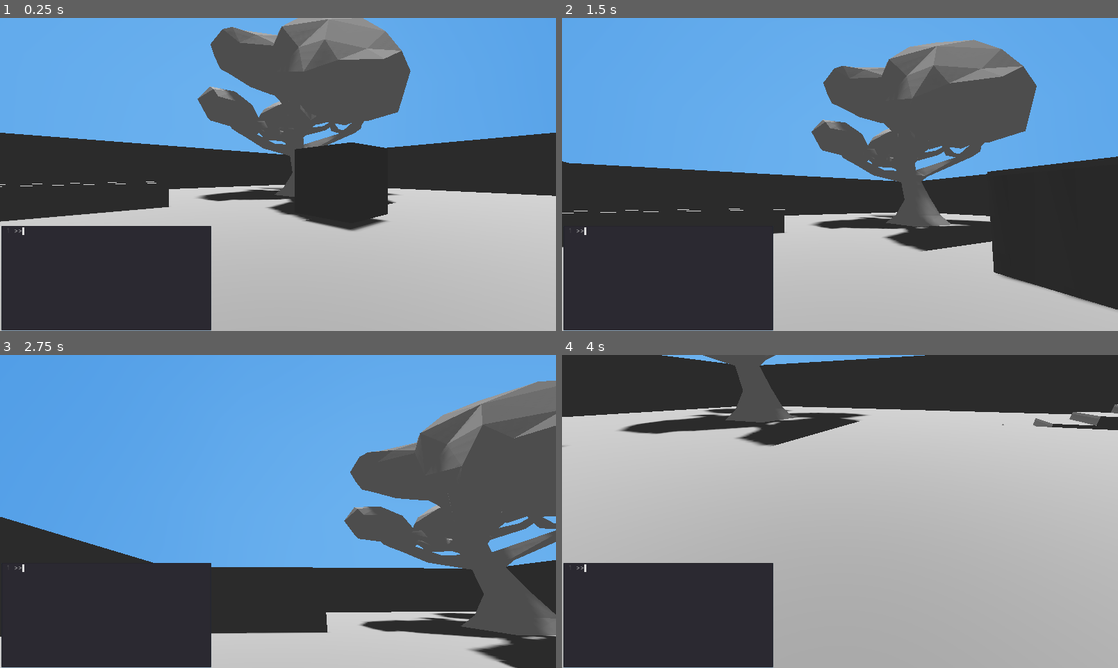
Above: before the commit, frames 1-4 (two rows, left to right).
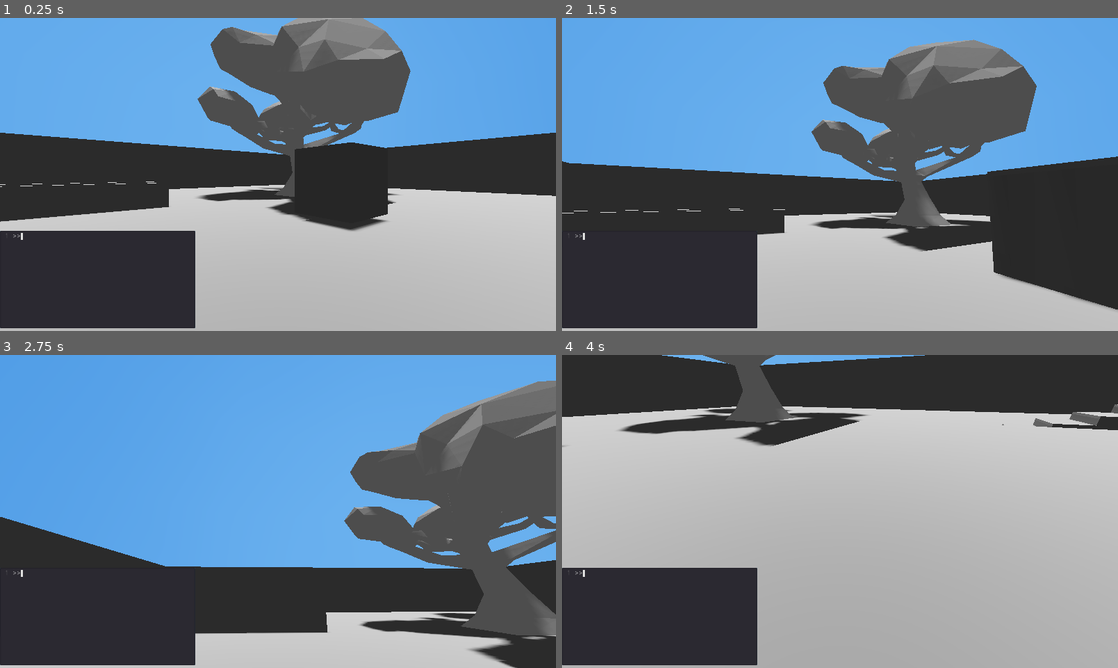
Above: after the commit, the same moments.

Repository: RudyFisher7/Terminal
Game: Godot game, scene res://Main.tscn
Two runs of this game, one before a commit and one after it. Both use one fixed random seed, a clock stepped at 60 frames per second and the inputs below.
Inputs (mouse positions are in pixels of both pictures, inside the frame that each line leads up to):
- Up to frame 1 (0.25 s): no input
- Up to frame 2 (1.5 s): move the mouse to (962, 158) at 0.52 s; click (962, 158) at 0.67 s; drag from (728, 190) to (812, 237) at 1.27 s
- Up to frame 3 (2.75 s): move the mouse to (333, 442) at 2.02 s; click (333, 442) at 2.17 s
- Up to frame 4 (4 s): drag from (812, 574) to (673, 464) at 2.77 s; move the mouse to (1006, 558) at 3.52 s; click (1006, 558) at 3.67 s

The runs differ from the first frame. In frame 1, 1.9% of the frame differs, in the area x 0-38%, y 66-100%; in frame 2, 1.3%; in frame 3, 0.8%; in frame 4, 1.9%.

Commit message:
Started implementing varied argtypes for cmds. Still need to map each argtype in array with arg in corresponding array during validation. Still need to test.

Diff:
--- a/Cmd.gd
+++ b/Cmd.gd
@@ -1,9 +1,10 @@
 extends Reference
 
-# TODO
+
 #####################################################################
 # Represents a cmd.
 #####################################################################
+
 
 class_name Cmd
 
@@ -13,6 +14,7 @@
 	FLOAT,
 	INT,
 	STRING,
+	FUNCREF,
 }
 
 
@@ -25,6 +27,8 @@
 	ARGS_OUT_OF_RANGE,
 	WRONG_NUMBER_OF_ARGS,
 	NO_CMD_ENTERED,
+	FAILED_TO_EXECUTE_ON_TARGET,
+	NO_TARGET_TO_EXECUTE_ON,
 }
 
 
@@ -34,16 +38,19 @@
 var name : String
 var subcmd : Cmd
 var num_args : Array
-var arg_type : int
+var arg_types : Array
+var target : Object
 
 
 func _init(in_name : String, in_subcmd : Cmd = null,
 		   in_num_args : = [0],
-		   in_arg_type : int = ArgType.NONE) -> void:
+		   in_arg_types : Array = [ArgType.NONE],
+		   in_target : Object = null) -> void:
 	name = in_name
 	subcmd = in_subcmd
 	num_args = in_num_args
-	arg_type = in_arg_type
+	arg_types = in_arg_types
+	target = in_target
 
 
 # Validates the given PoolStringArray that contains the parsed cmd
@@ -77,22 +84,39 @@
 # specific type. The type that is considered valid is determined
 # by self.arg_type.
 func _validate_arg_type(arg : String) -> bool:
-	match arg_type:
-		ArgType.NONE:
-			return true
-		ArgType.FLOAT:
-			return arg.is_valid_float()
-		ArgType.INT:
-			return arg.is_valid_integer()
-		ArgType.STRING:
-			return true
-		_:
-			return true
+	var result : bool = false
+	for arg_type in arg_types:
+		match arg_type:
+			ArgType.NONE:
+				result = true
+			ArgType.FLOAT:
+				result = arg.is_valid_float()
+			ArgType.INT:
+				result = arg.is_valid_integer()
+			ArgType.STRING:
+				result = true
+			ArgType.FUNCREF:
+				if target != null:
+					result = target.has_method(arg)
+				else:
+					result = false
+	return result
+
+
+func execute_on_target() -> int:
+	var result : int = Error.FAILED_TO_EXECUTE_ON_TARGET
+	if arg_types[0] != ArgType.FUNCREF:
+		result = Error.ARGS_WRONG_TYPE
+	elif target == null:
+		result = Error.NO_TARGET_TO_EXECUTE_ON
+	else:
+		pass
+	return result
 
 
 func to_string() -> String:
 	if subcmd == null:
-		return "cmd: " + name + " -args --type." + ArgType.keys()[arg_type] + " --num." + String(num_args)
+		return "cmd: " + name + " -args --types." + get_arg_type_string() + " --num." + String(num_args)
 	return "cmd: " + name + "\n\tsubcmd: " + subcmd.to_string()
 
 
@@ -102,6 +126,13 @@
 
 func _get_arg_string() -> String:
 	var args : String = ""
-	for arg in num_args:
-		args += String(arg) + ","
+	for num in num_args:
+		args += String(num) + ","
 	return args
+
+
+func get_arg_type_string() -> String:
+	var types : String = ""
+	for arg_type in arg_types:
+		types += ArgType.keys()[arg_type] + ","
+	return types
--- a/CommandLibrary.gd
+++ b/GlobalCommandLibrary.gd
@@ -7,15 +7,15 @@
 
 
 var _sun_cmds : Dictionary = {
-	"speed":Cmd.new("sun", Cmd.new("speed", null, [1], Cmd.ArgType.FLOAT)),
-	"position":Cmd.new("sun", Cmd.new("position", null, [2], Cmd.ArgType.FLOAT)),
-	"brightness":Cmd.new("sun", Cmd.new("brightness", null, [1], Cmd.ArgType.FLOAT)),
+	"speed":Cmd.new("sun", Cmd.new("speed", null, [1], [Cmd.ArgType.FLOAT])),
+	"position":Cmd.new("sun", Cmd.new("position", null, [2], [Cmd.ArgType.FLOAT])),
+	"brightness":Cmd.new("sun", Cmd.new("brightness", null, [1], [Cmd.ArgType.FLOAT])),
 }
 
 
 var _time_cmds : Dictionary = {
-	"am":Cmd.new("time", Cmd.new("am", null, [1, 2], Cmd.ArgType.INT)),
-	"pm":Cmd.new("time", Cmd.new("pm", null, [1, 2], Cmd.ArgType.INT)),
+	"am":Cmd.new("time", Cmd.new("am", null, [1, 2], [Cmd.ArgType.INT])),
+	"pm":Cmd.new("time", Cmd.new("pm", null, [1, 2], [Cmd.ArgType.INT])),
 }
 
 
@@ -26,7 +26,7 @@
 	"pkill":Cmd.new("pkill"),
 	"cd":Cmd.new("cd"),
 	"hi":Cmd.new("hi"),
-	"quit":Cmd.new("quit", null, [0, 1], Cmd.ArgType.FLOAT),
+	"quit":Cmd.new("quit", null, [0, 1], [Cmd.ArgType.FLOAT]),
 	"mv":Cmd.new("mv"),
 	"sky":Cmd.new("sky"),
 	"sun":_sun_cmds,
--- a/Main.tscn
+++ b/Main.tscn
@@ -1,20 +1,13 @@
-[gd_scene load_steps=8 format=2]
+[gd_scene load_steps=7 format=2]
 
-[ext_resource path="res://Terminal.tscn" type="PackedScene" id=1]
 [ext_resource path="res://assets/materials/shadeless_material.tres" type="Material" id=2]
 [ext_resource path="res://Sun.tscn" type="PackedScene" id=3]
 [ext_resource path="res://Player.tscn" type="PackedScene" id=4]
 [ext_resource path="res://scenes/PrototypeLevel.tscn" type="PackedScene" id=5]
-[ext_resource path="res://scenes/ProgrammableObject.tscn" type="PackedScene" id=6]
+[ext_resource path="res://scenes/ProgrammableNode.tscn" type="PackedScene" id=6]
 [ext_resource path="res://assets/sky.obj" type="ArrayMesh" id=7]
 
 [node name="Main" type="Spatial"]
-
-[node name="Terminal" parent="." instance=ExtResource( 1 )]
-margin_left = 3.0
-margin_top = 2.0
-margin_right = 3.0
-margin_bottom = 2.0
 
 [node name="Camera" type="Camera" parent="."]
 transform = Transform( -4.33641e-08, -0.125801, 0.992056, -5.49892e-09, 0.992056, 0.125801, -1, -8.88178e-16, -4.37114e-08, 357.047, 45.6696, 0 )
@@ -35,6 +28,3 @@
 [node name="encased-terrain" parent="." instance=ExtResource( 5 )]
 
 [node name="ProgrammableObject" parent="." instance=ExtResource( 6 )]
-
-[node name="ProgrammableObject2" parent="." instance=ExtResource( 6 )]
-transform = Transform( 1, 0, 0, 0, 1, 0, 0, 0, 1, 20.1347, 5.44462, -32.1971 )
--- a/Player.gd
+++ b/Player.gd
@@ -9,6 +9,7 @@
 export var path_to_eyes : NodePath
 export var path_to_y_pivot : NodePath
 export var path_to_x_pivot : NodePath
+export var path_to_interact_sensor : NodePath
 
 
 const cam_sensitivity_divisor_touch : float = 256.0
@@ -18,11 +19,13 @@
 
 
 var fall_speed : float = 0.0
+var _programmable : ProgrammableNode
 
 
 onready var eyes : Position3D = get_node(path_to_eyes)
 onready var y_pivot : Position3D = get_node(path_to_y_pivot)
 onready var x_pivot : Position3D = get_node(path_to_x_pivot)
+onready var interact_sensor : Area = get_node(path_to_interact_sensor)
 
 
 func _ready() -> void:
@@ -56,3 +59,13 @@
 		x_pivot.rotate_x(event.relative.y / cam_sensitivity_divisor_touch)
 		rotate_y(event.relative.x / cam_sensitivity_divisor_touch)
 		get_tree().set_input_as_handled()
+
+
+func _on_InteractSensor_body_entered(body : Node) -> void:
+	if body is ProgrammableNode:
+		_programmable = body
+
+
+func _on_InteractSensor_body_exited(body : Node) -> void:
+	if body == _programmable:
+		_programmable = null
--- a/Player.tscn
+++ b/Player.tscn
@@ -1,16 +1,20 @@
-[gd_scene load_steps=3 format=2]
+[gd_scene load_steps=5 format=2]
 
 [ext_resource path="res://Player.gd" type="Script" id=1]
+[ext_resource path="res://Terminal.tscn" type="PackedScene" id=2]
 
 [sub_resource type="CapsuleShape" id=1]
 radius = 0.297024
 height = 0.5
+
+[sub_resource type="SphereShape" id=2]
 
 [node name="Player" type="KinematicBody"]
 script = ExtResource( 1 )
 path_to_eyes = NodePath("Eyes")
 path_to_y_pivot = NodePath("Eyes/YPivot")
 path_to_x_pivot = NodePath("Eyes/YPivot/XPivot")
+path_to_interact_sensor = NodePath("InteractSensor")
 
 [node name="CollisionShape" type="CollisionShape" parent="."]
 transform = Transform( 1, 0, 0, 0, -4.37114e-08, -1, 0, 1, -4.37114e-08, 0, 0.546467, 0 )
@@ -26,3 +30,14 @@
 [node name="Camera" type="Camera" parent="Eyes/YPivot/XPivot"]
 current = true
 far = 8192.0
+
+[node name="InteractSensor" type="Area" parent="."]
+
+[node name="CollisionShape" type="CollisionShape" parent="InteractSensor"]
+transform = Transform( 1, 0, 0, 0, 1, 0, 0, 0, 1, 0, 1, -1 )
+shape = SubResource( 2 )
+
+[node name="Terminal" parent="." instance=ExtResource( 2 )]
+
+[connection signal="body_entered" from="InteractSensor" to="." method="_on_InteractSensor_body_entered"]
+[connection signal="body_exited" from="InteractSensor" to="." method="_on_InteractSensor_body_exited"]
--- /dev/null
+++ b/Program.gd
@@ -0,0 +1,22 @@
+extends Reference
+
+
+#####################################################################
+# Defines a base class for a program.
+# This script will be what is capable of validating and executing
+# programs on any programmable node/object the player can program.
+#####################################################################
+
+
+class_name Program
+
+
+var _cmds : Dictionary
+
+
+func _init(in_cmds : Dictionary) -> void:
+	_cmds = in_cmds
+
+
+func cmd_names() -> Array:
+	return _cmds.keys()
--- a/Terminal.gd
+++ b/Terminal.gd
@@ -1,4 +1,4 @@
-extends Control
+extends CanvasLayer
 
 # TODO: Parameterize cmds (e.g. "mv holly x y", could be a move
 # command that would move the character named "Holly" to position
@@ -17,7 +17,10 @@
 const newline : String = "\n"
 
 
-var cmd_lib : Node = CommandLibrary
+var _current_program : Program
+
+
+var cmd_lib : Node = GlobalCommandLibrary
 var cmd : String = ""
 var parsed_cmd : PoolStringArray = []
 var cmd_delimiter : String = " "
--- a/Terminal.tscn
+++ b/Terminal.tscn
@@ -2,24 +2,20 @@
 
 [ext_resource path="res://Terminal.gd" type="Script" id=1]
 
-[node name="Terminal" type="Control"]
-anchor_top = 0.657
-anchor_right = 0.377
-anchor_bottom = 1.0
-margin_top = 0.00598145
-margin_right = -0.416016
+[node name="Terminal" type="CanvasLayer"]
 script = ExtResource( 1 )
 path_to_terminal = NodePath("AspectRatioContainer/TextEdit")
 
 [node name="AspectRatioContainer" type="AspectRatioContainer" parent="."]
-anchor_right = 1.0
+anchor_top = 0.67
+anchor_right = 0.351
 anchor_bottom = 1.0
 ratio = 2.0
 
 [node name="TextEdit" type="TextEdit" parent="AspectRatioContainer"]
-margin_top = 5.0
-margin_right = 832.0
-margin_bottom = 421.0
+margin_top = 11.178
+margin_right = 775.008
+margin_bottom = 398.682
 rect_min_size = Vector2( 0, 16 )
 size_flags_horizontal = 3
 size_flags_vertical = 3
--- a/project.godot
+++ b/project.godot
@@ -19,15 +19,21 @@
 "language": "GDScript",
 "path": "res://DateTime.gd"
 }, {
+"base": "Reference",
+"class": "Program",
+"language": "GDScript",
+"path": "res://Program.gd"
+}, {
 "base": "RigidBody",
-"class": "ProgrammableObject",
+"class": "ProgrammableNode",
 "language": "GDScript",
-"path": "res://scenes/ProgrammableObject.gd"
+"path": "res://scenes/ProgrammableNode.gd"
 } ]
 _global_script_class_icons={
 "Cmd": "",
 "DateTime": "",
-"ProgrammableObject": ""
+"Program": "",
+"ProgrammableNode": ""
 }
 
 [application]
@@ -39,7 +45,7 @@
 [autoload]
 
 WorldManager="*res://WorldManager.tscn"
-CommandLibrary="*res://CommandLibrary.gd"
+GlobalCommandLibrary="*res://GlobalCommandLibrary.gd"
 GlobalProperties="*res://GlobalProperties.gd"
 
 [display]
--- a/scenes/ProgrammableObject.gd
+++ b/scenes/ProgrammableNode.gd
@@ -6,17 +6,34 @@
 #####################################################################
 
 
-class_name ProgrammableObject
+class_name ProgrammableNode
 
 
+var _cmds : Dictionary = {
+	"move":Cmd.new("move", null, [3, 4], [Cmd.ArgType.FLOAT], self),
+}
+
+
+var _program : Program = Program.new(_cmds)
 var _speed : float = 0.1
 
 
 # Called when the node enters the scene tree for the first time.
 func _ready():
-	pass # Replace with function body.
+	print(has_method("get_program_cmd_names"))
+	var fref : FuncRef = funcref(self, "get_program_cmd_names")
+	fref.call_func()
 
 
 func _physics_process(delta):
 	var impulse : Vector3 = transform.basis.xform(Vector3.FORWARD)
 	apply_central_impulse(impulse * _speed)
+
+
+func connect_to_terminal() -> String:
+	return name + ".CONNECTED"
+
+
+func get_program_cmd_names() -> Array:
+	print("called")
+	return _program.cmd_names()
--- a/scenes/ProgrammableObject.tscn
+++ b/scenes/ProgrammableNode.tscn
@@ -1,11 +1,11 @@
 [gd_scene load_steps=4 format=2]
 
 [ext_resource path="res://assets/prototyping/cube.obj" type="ArrayMesh" id=1]
-[ext_resource path="res://scenes/ProgrammableObject.gd" type="Script" id=2]
+[ext_resource path="res://scenes/ProgrammableNode.gd" type="Script" id=2]
 
 [sub_resource type="BoxShape" id=1]
 
-[node name="ProgrammableObject" type="RigidBody"]
+[node name="ProgrammableNode" type="RigidBody"]
 transform = Transform( 1, 0, 0, 0, 1, 0, 0, 0, 1, 20.1347, 5.44462, -20.503 )
 script = ExtResource( 2 )
 
